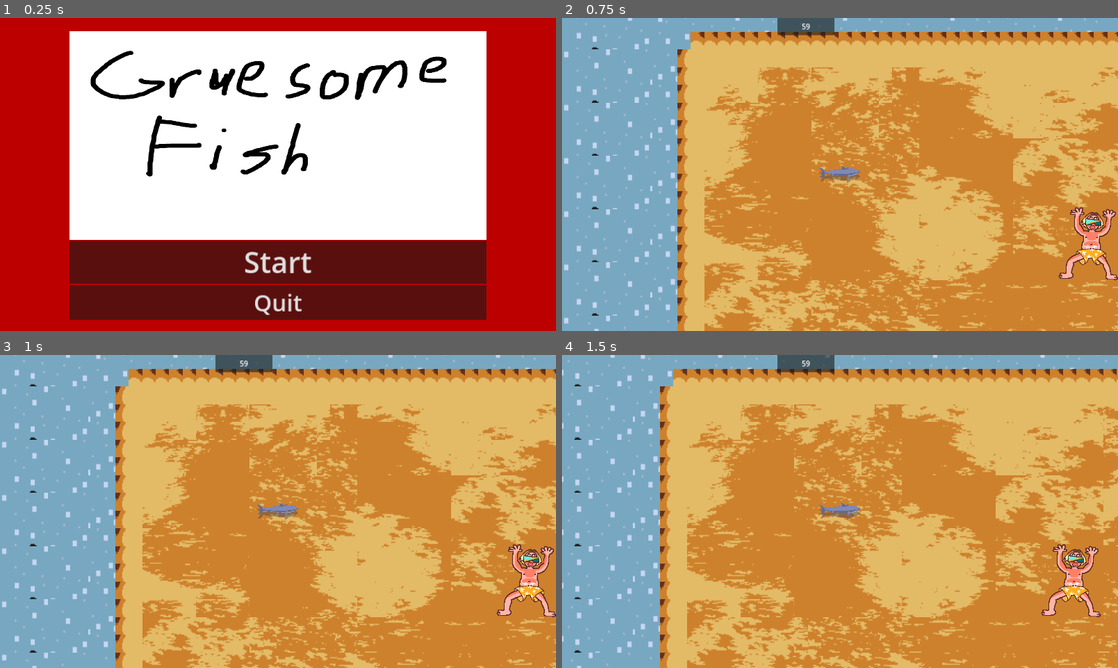
Above: before the commit, frames 1-4 (two rows, left to right).
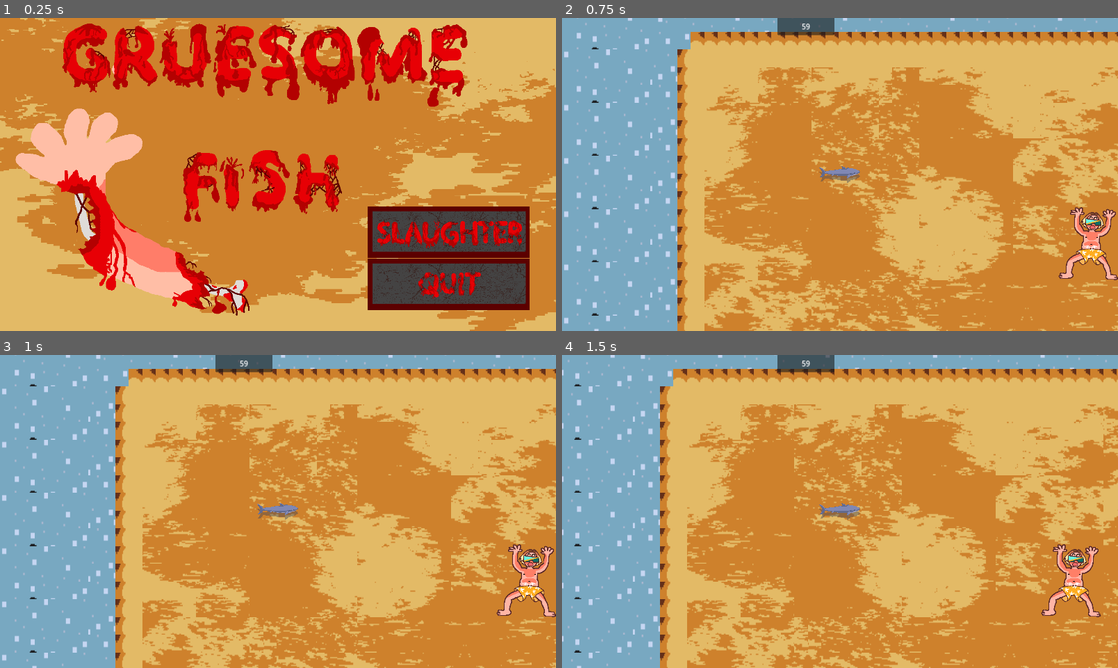
Above: after the commit, the same moments.

Repository: DylanRothbauer/GruesomeFish
Game: Godot game, scene res://Scenes/start_screen.tscn
Two runs of this game, one before a commit and one after it. Both use one fixed random seed, a clock stepped at 60 frames per second and the inputs below.
Inputs (mouse positions are in pixels of both pictures, inside the frame that each line leads up to; where the layout moved, square brackets give the same spot in the first picture):
- Up to frame 1 (0.25 s): no input
- Up to frame 2 (0.75 s): click (1095, 230) [840, 262] at 0.5 s
- Up to frame 3 (1 s): no input
- Up to frame 4 (1.5 s): tap Enter (ui_accept) at 1.25 s; hold Right (right) from 1.28 s (still down)

The runs differ from the first frame. In frame 1, 98% of the frame differs, in the area x 0-100%, y 0-100%; in frame 2, nothing differs; in frame 3, nothing differs; in frame 4, nothing differs.

Commit message:
added new buttons and title background

Diff:
--- a/Scenes/start_screen.tscn
+++ b/Scenes/start_screen.tscn
@@ -1,37 +1,34 @@
-[gd_scene load_steps=4 format=3 uid="uid://c3wr10ewl50lo"]
+[gd_scene load_steps=6 format=3 uid="uid://c3wr10ewl50lo"]
 
-[ext_resource type="Texture2D" uid="uid://hvjvjdryhrxs" path="res://Art Assets/Placeholders/GruesomeFishTitlePlaceholder.png" id="1_gxm57"]
+[ext_resource type="Texture2D" uid="uid://dwielmlwdtleq" path="res://Art Assets/Liam/TitleScreen_V1.png" id="1_7341y"]
 [ext_resource type="Script" path="res://Scripts/start.gd" id="2_0ej8g"]
+[ext_resource type="Texture2D" uid="uid://g5vh3pa8qmrf" path="res://Art Assets/Liam/StartCombined_V1.png" id="2_aw0ve"]
 [ext_resource type="Script" path="res://Scripts/quit.gd" id="3_4petn"]
+[ext_resource type="Texture2D" uid="uid://c5g231akus258" path="res://Art Assets/Liam/QuitCombined_V1.png" id="4_gssem"]
 
-[node name="Start Screen" type="ColorRect"]
+[node name="Start Screen" type="TextureRect"]
 anchors_preset = 15
 anchor_right = 1.0
 anchor_bottom = 1.0
 grow_horizontal = 2
 grow_vertical = 2
-color = Color(0.737255, 0, 0, 1)
+texture = ExtResource("1_7341y")
 
-[node name="VBoxContainer" type="VBoxContainer" parent="."]
+[node name="ButtonVBoxContainer" type="VBoxContainer" parent="."]
 layout_mode = 2
-offset_left = 240.0
-offset_top = 44.5
-offset_right = 1680.0
-offset_bottom = 1035.5
+offset_left = 1270.0
+offset_top = 651.0
+offset_right = 2710.0
+offset_bottom = 1642.0
+scale = Vector2(0.8, 0.8)
 
-[node name="Title" type="TextureRect" parent="VBoxContainer"]
+[node name="Start" type="TextureButton" parent="ButtonVBoxContainer"]
 layout_mode = 2
-texture = ExtResource("1_gxm57")
-
-[node name="Start" type="Button" parent="VBoxContainer"]
-layout_mode = 2
-theme_override_font_sizes/font_size = 100
 button_mask = 5
-text = "Start"
+texture_normal = ExtResource("2_aw0ve")
 script = ExtResource("2_0ej8g")
 
-[node name="Quit" type="Button" parent="VBoxContainer"]
+[node name="Quit" type="TextureButton" parent="ButtonVBoxContainer"]
 layout_mode = 2
-theme_override_font_sizes/font_size = 80
-text = "Quit"
+texture_normal = ExtResource("4_gssem")
 script = ExtResource("3_4petn")
--- a/Scripts/quit.gd
+++ b/Scripts/quit.gd
@@ -1,4 +1,4 @@
-extends Button
+extends TextureButton
 
 # Quit program when quit button is pressed.
 func _pressed() -> void:
--- a/Scripts/start.gd
+++ b/Scripts/start.gd
@@ -1,4 +1,4 @@
-extends Button
+extends TextureButton
 
 # Load main scene when button is pressed
 func _pressed() -> void:
